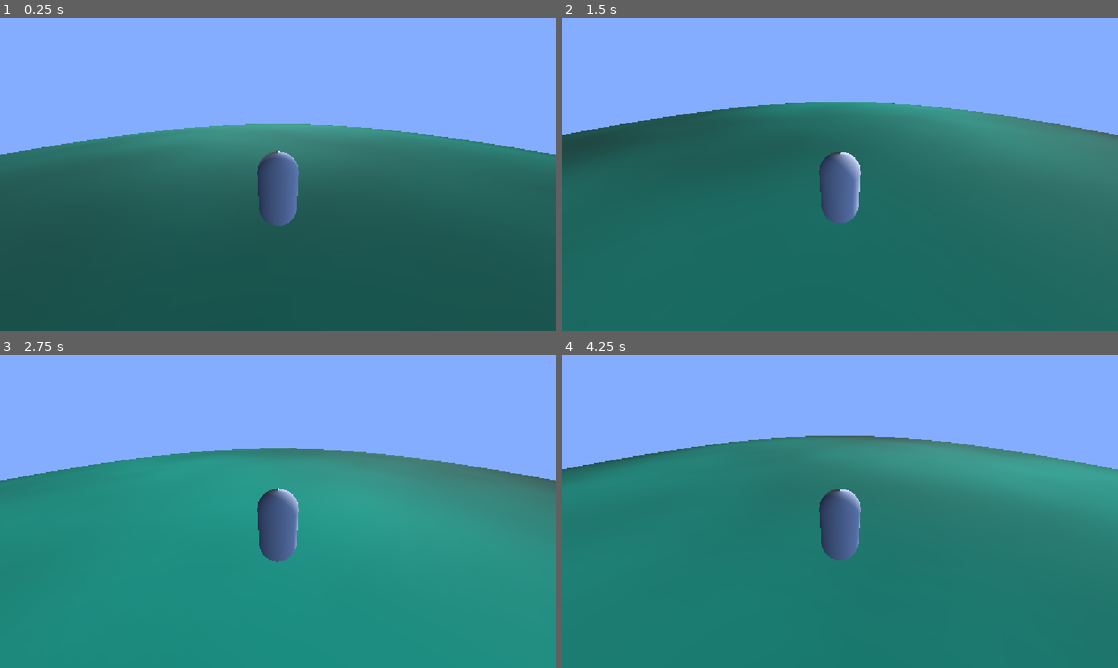
Above: before the commit, frames 1-4 (two rows, left to right).
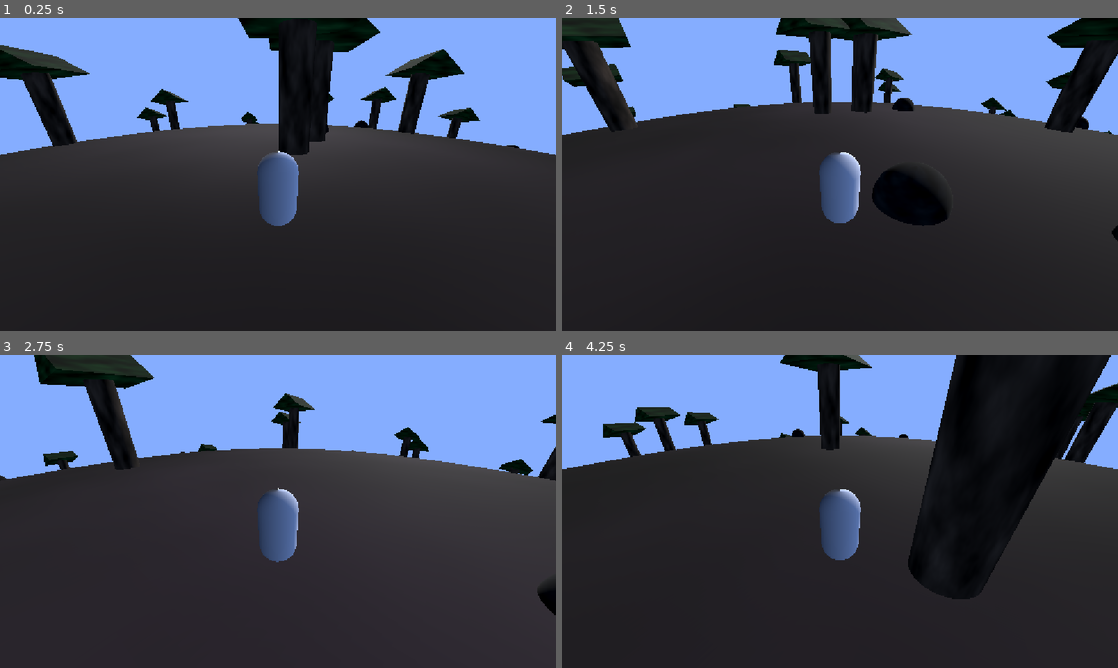
Above: after the commit, the same moments.

Repository: b00kworm4lyf3/ATLS4140-hide-and-seek
Game: Godot game, scene res://game.tscn
Two runs of this game, one before a commit and one after it. Both use one fixed random seed, a clock stepped at 60 frames per second and the inputs below.
Inputs (mouse positions are in pixels of both pictures, inside the frame that each line leads up to):
- Up to frame 1 (0.25 s): no input
- Up to frame 2 (1.5 s): tap Enter at 0.5 s; move the mouse to (962, 158) at 0.52 s; press the mouse at (962, 158) at 0.53 s; hold D (move_right) 0.53-1.28 s; move the mouse to (812, 174) at 1.27 s; release the mouse at (812, 174) at 1.28 s; hold W (move_up) from 1.28 s (still down); click (812, 174) at 1.35 s
- Up to frame 3 (2.75 s): keep holding W (move_up); move the mouse to (289, 505) at 2.02 s; press the mouse at (289, 505) at 2.03 s
- Up to frame 4 (4.25 s): keep holding W (move_up); move the mouse to (834, 517) at 2.77 s; release the mouse at (834, 517) at 2.78 s; click (834, 517) at 2.85 s; move the mouse to (878, 514) at 3.52 s; press the mouse at (878, 514) at 3.53 s

The runs differ from the first frame. In frame 1, 70% of the frame differs, in the area x 0-100%, y 0-100%; in frame 2, 77%; in frame 3, 70%; in frame 4, 80%.

Commit message:
scattered trees and rocks n_n

Diff:
--- a/game.tscn
+++ b/game.tscn
@@ -2,6 +2,7 @@
 
 [ext_resource type="PackedScene" uid="uid://cq4om54yk6uqt" path="res://player.tscn" id="1_80nbo"]
 [ext_resource type="PackedScene" uid="uid://dry0c430u7cl5" path="res://test_ground.tscn" id="1_e2o6t"]
+[ext_resource type="Script" uid="uid://cewi8yt82ybbr" path="res://scripts/test_trees_and_rocks.gd" id="2_feb5d"]
 
 [sub_resource type="Environment" id="Environment_ip1k6"]
 background_mode = 1
@@ -13,7 +14,7 @@
 [node name="game" type="Node3D" unique_id=1344240427]
 
 [node name="testGround" parent="." unique_id=705686265 instance=ExtResource("1_e2o6t")]
-transform = Transform3D(25, 0, 0, 0, 25, 0, 0, 0, 25, 0, 0, 0)
+transform = Transform3D(15, 0, 0, 0, 15, 0, 0, 0, 15, 0, 0, 0)
 
 [node name="player" parent="." unique_id=739547393 instance=ExtResource("1_80nbo")]
 transform = Transform3D(0.3, 0, 0, 0, 0.3, 0, 0, 0, 0.3, 0, 0.31542015, 0)
@@ -24,3 +25,9 @@
 [node name="WorldEnvironment" type="WorldEnvironment" parent="." unique_id=1973772246]
 environment = SubResource("Environment_ip1k6")
 compositor = SubResource("Compositor_5tm6j")
+
+[node name="testTreesandRocks" type="Node3D" parent="." unique_id=1465621134]
+transform = Transform3D(0.75, 0, 0, 0, 0.75, 0, 0, 0, 0.75, 0, 0, 0)
+script = ExtResource("2_feb5d")
+count = 150
+area = 62.0
--- a/rock.tscn
+++ b/rock.tscn
@@ -1,11 +1,25 @@
 [gd_scene format=3 uid="uid://fy50hv88vufv"]
+
+[ext_resource type="Shader" uid="uid://ckh3oa2pvu031" path="res://shaders/ground.gdshader" id="1_o0qsl"]
 
 [sub_resource type="SphereShape3D" id="SphereShape3D_gmbx4"]
 
 [sub_resource type="SphereMesh" id="SphereMesh_gmbx4"]
 
-[sub_resource type="StandardMaterial3D" id="StandardMaterial3D_ip1k6"]
-albedo_color = Color(0.41215247, 0.41215247, 0.41215247, 1)
+[sub_resource type="Gradient" id="Gradient_44ud8"]
+
+[sub_resource type="FastNoiseLite" id="FastNoiseLite_d2g23"]
+
+[sub_resource type="NoiseTexture2D" id="NoiseTexture2D_gvmkm"]
+noise = SubResource("FastNoiseLite_d2g23")
+color_ramp = SubResource("Gradient_44ud8")
+seamless = true
+
+[sub_resource type="ShaderMaterial" id="ShaderMaterial_nnvrw"]
+render_priority = 0
+shader = ExtResource("1_o0qsl")
+shader_parameter/BASE_TEX = SubResource("NoiseTexture2D_gvmkm")
+shader_parameter/color = Vector4(0.1, 0.1, 0.1, 1)
 
 [node name="rock" type="StaticBody3D" unique_id=582626075]
 
@@ -14,4 +28,4 @@
 
 [node name="MeshInstance3D" type="MeshInstance3D" parent="." unique_id=1041504381]
 mesh = SubResource("SphereMesh_gmbx4")
-surface_material_override/0 = SubResource("StandardMaterial3D_ip1k6")
+surface_material_override/0 = SubResource("ShaderMaterial_nnvrw")
--- /dev/null
+++ b/scripts/test_trees_and_rocks.gd
@@ -0,0 +1,17 @@
+extends Node3D
+
+@export var tree: PackedScene = preload("res://tree.tscn")
+@export var rock: PackedScene = preload("res://rock.tscn")
+@export var count := 50
+@export var area := 45.0
+
+func _ready() -> void:
+    for i in count:
+        var t := tree.instantiate() as StaticBody3D
+        t.position = Vector3(randf_range(-area, area), 0.0, randf_range(-area, area))
+        add_child(t)
+
+        if i%2 == 0:
+            var r := rock.instantiate()
+            r.position = Vector3(randf_range(-area, area), 0.0, randf_range(-area, area))
+            add_child(r)
--- a/shaders/ground.gdshader
+++ b/shaders/ground.gdshader
@@ -13,12 +13,7 @@
 void fragment() {
 	vec4 tex = texture(BASE_TEX, UV);
 
-	if (tex.a < 0.3) {
-		discard;
-	}
-
 	ALBEDO = tex.rgb * color.rgb;
-	ALPHA  = tex.a;
 }
 
 //void light() {
--- a/test_ground.tscn
+++ b/test_ground.tscn
@@ -21,7 +21,7 @@
 render_priority = 0
 shader = ExtResource("1_mbbig")
 shader_parameter/BASE_TEX = SubResource("NoiseTexture2D_mdqvv")
-shader_parameter/color = Vector4(0.1, 0.7, 0.5, 1)
+shader_parameter/color = Vector4(0.2, 0.15, 0.15, 1)
 
 [node name="testGround" type="StaticBody3D" unique_id=705686265]
 
--- a/tree.tscn
+++ b/tree.tscn
@@ -1,20 +1,53 @@
 [gd_scene format=3 uid="uid://c5i53l0st3173"]
+
+[ext_resource type="Shader" uid="uid://ckh3oa2pvu031" path="res://shaders/ground.gdshader" id="1_brfkd"]
 
 [sub_resource type="CylinderShape3D" id="CylinderShape3D_ip1k6"]
 height = 4.0
 
-[sub_resource type="StandardMaterial3D" id="StandardMaterial3D_5tm6j"]
-albedo_color = Color(0.26900753, 0.46996838, 0.2914951, 1)
+[sub_resource type="FastNoiseLite" id="FastNoiseLite_j5wjh"]
+
+[sub_resource type="NoiseTexture2D" id="NoiseTexture2D_eow3j"]
+noise = SubResource("FastNoiseLite_j5wjh")
+seamless = true
+
+[sub_resource type="ShaderMaterial" id="ShaderMaterial_fc0e3"]
+render_priority = 0
+shader = ExtResource("1_brfkd")
+shader_parameter/BASE_TEX = SubResource("NoiseTexture2D_eow3j")
+shader_parameter/color = Vector4(0.25, 0.2, 0.15, 1)
 
 [sub_resource type="CylinderMesh" id="CylinderMesh_ip1k6"]
+
+[sub_resource type="PrismMesh" id="PrismMesh_gmbx4"]
+
+[sub_resource type="Gradient" id="Gradient_d2g23"]
+
+[sub_resource type="FastNoiseLite" id="FastNoiseLite_gvmkm"]
+
+[sub_resource type="NoiseTexture2D" id="NoiseTexture2D_nnvrw"]
+noise = SubResource("FastNoiseLite_gvmkm")
+color_ramp = SubResource("Gradient_d2g23")
+seamless = true
+
+[sub_resource type="ShaderMaterial" id="ShaderMaterial_brfkd"]
+render_priority = 0
+shader = ExtResource("1_brfkd")
+shader_parameter/BASE_TEX = SubResource("NoiseTexture2D_nnvrw")
+shader_parameter/color = Vector4(0.1, 0.25, 0.1, 1)
 
 [node name="Tree" type="StaticBody3D" unique_id=1929923464]
 
 [node name="CollisionShape3D" type="CollisionShape3D" parent="." unique_id=2116335953]
-transform = Transform3D(1, 0, 0, 0, 1, 0, 0, 0, 1, 0, 2, 0)
+transform = Transform3D(1, 0, 0, 0, 1, 0, 0, 0, 1, 0, 1.5876098, 0)
 shape = SubResource("CylinderShape3D_ip1k6")
 
 [node name="MeshInstance3D" type="MeshInstance3D" parent="." unique_id=869142173]
-transform = Transform3D(1, 0, 0, 0, 2, 0, 0, 0, 1, 0, 2, 0)
-material_override = SubResource("StandardMaterial3D_5tm6j")
+transform = Transform3D(0.73693836, 0, 0, 0, 1.4659793, 0, 0, 0, 0.73693836, 0, 1.3821666, 0)
+material_override = SubResource("ShaderMaterial_fc0e3")
 mesh = SubResource("CylinderMesh_ip1k6")
+
+[node name="MeshInstance3D2" type="MeshInstance3D" parent="MeshInstance3D" unique_id=361974629]
+transform = Transform3D(3, 0, 0, 0, 0.5, 0, 0, 0, 3, 0, 1.0358284, 0)
+mesh = SubResource("PrismMesh_gmbx4")
+surface_material_override/0 = SubResource("ShaderMaterial_brfkd")
Not shown, added: scripts/test_trees_and_rocks.gd.uid
